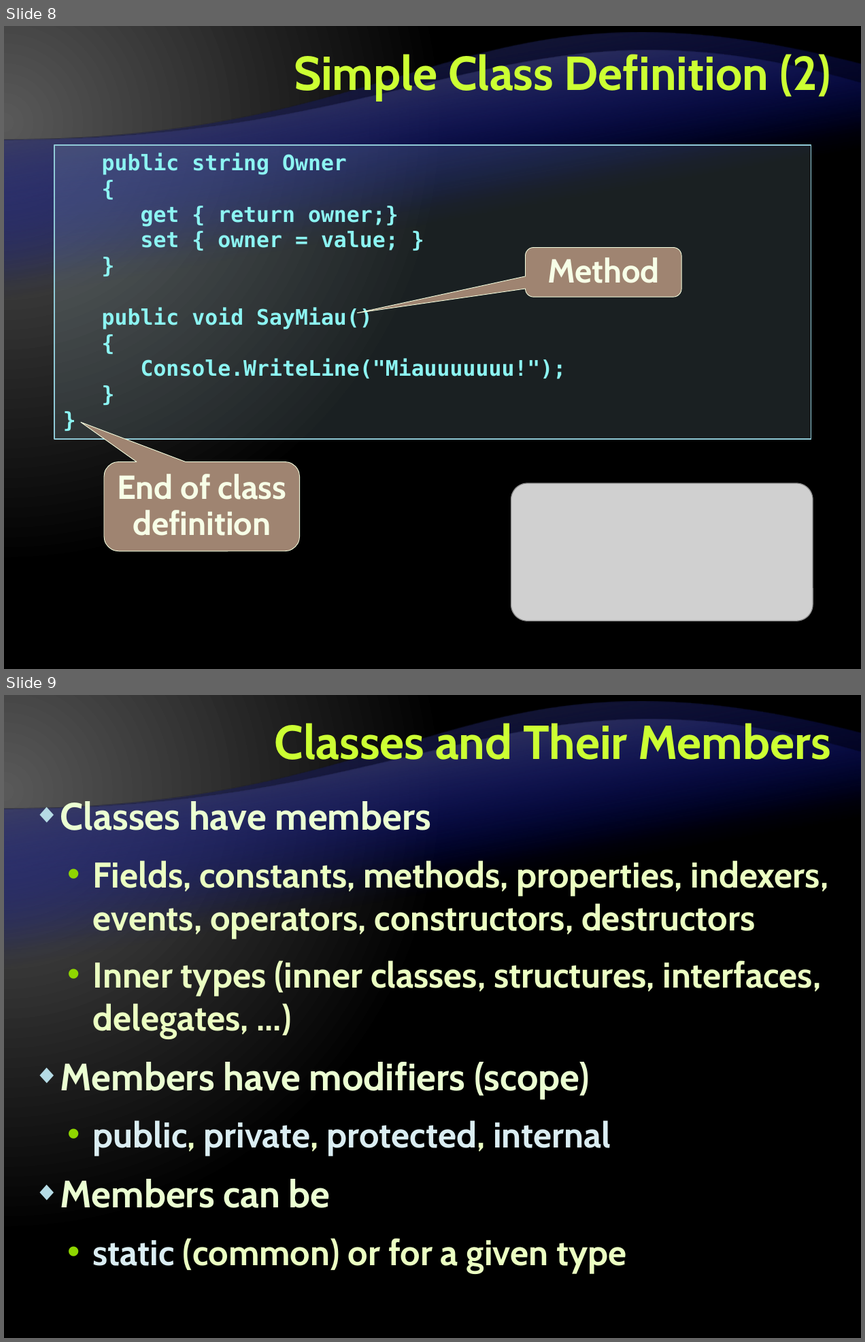
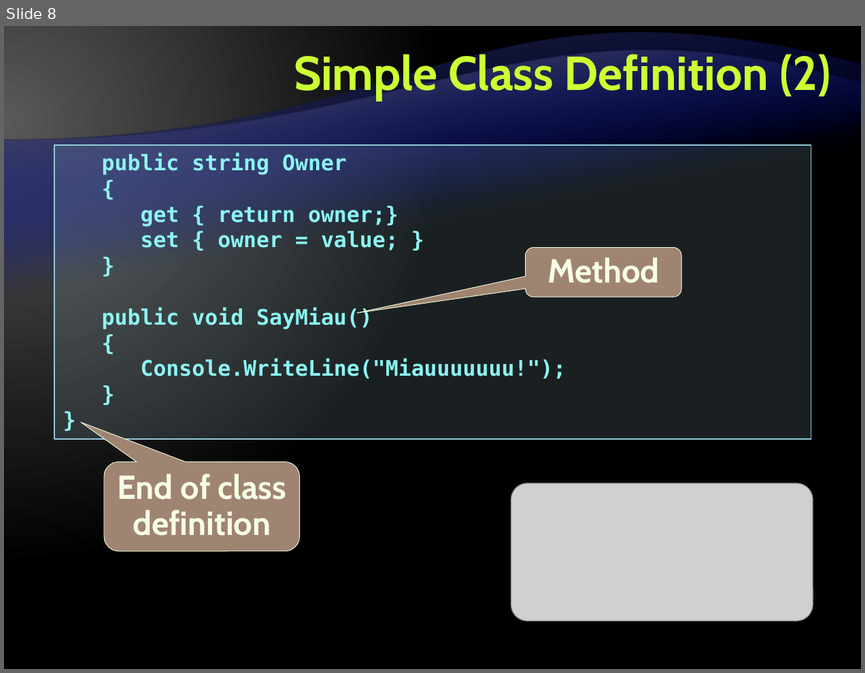
Before and after one commit to Lockheed01/aspnet-mvc-course, a slide deck: Lectures/4. Object-Oriented Programming with CSharp/Object-Oriented Programming with CSharp.pptx. Shown one above the other, each under a label of ours: slides 8 and 9 before the commit, slide 8 after it. The pictures are 865x1342 and 865x673 pixels, drawn with LibreOffice and Linux fonts; fonts in the diff are those of the drawing; grey boxes stand for pictures; background and template pictures are left out. Boxes give left, top, right and bottom in pixels: in the first picture for what was removed or moved away, otherwise in the second. Text is boxed around its words. In the diff, an @@ line names an element or a change of style, - is before the commit and + after.

```diff
--- a/Lectures/4. Object-Oriented Programming with CSharp/Object-Oriented Programming with CSharp.pptx
+++ b/Lectures/4. Object-Oriented Programming with CSharp/Object-Oriented Programming with CSharp.pptx
@@ slide 9 removed at <box>4,695,861,1338</box>, background gradient #595959 to #000000; not listed: 2 template elements that a slide beside it also shows @@
@@ title removed at <box>275,719,831,770</box> @@
-Classes and Their Members
@@ text removed at <box>60,798,829,1272</box> @@
-◆ Classes have members
-  • Fields, constants, methods, properties, indexers, events, operators, constructors, destructors
-  • Inner types (inner classes, structures, interfaces, delegates, ...)
-◆ Members have modifiers (scope)
-  • public, private, protected, internal
-◆ Members can be
-  • static (common) or for a given type
```
